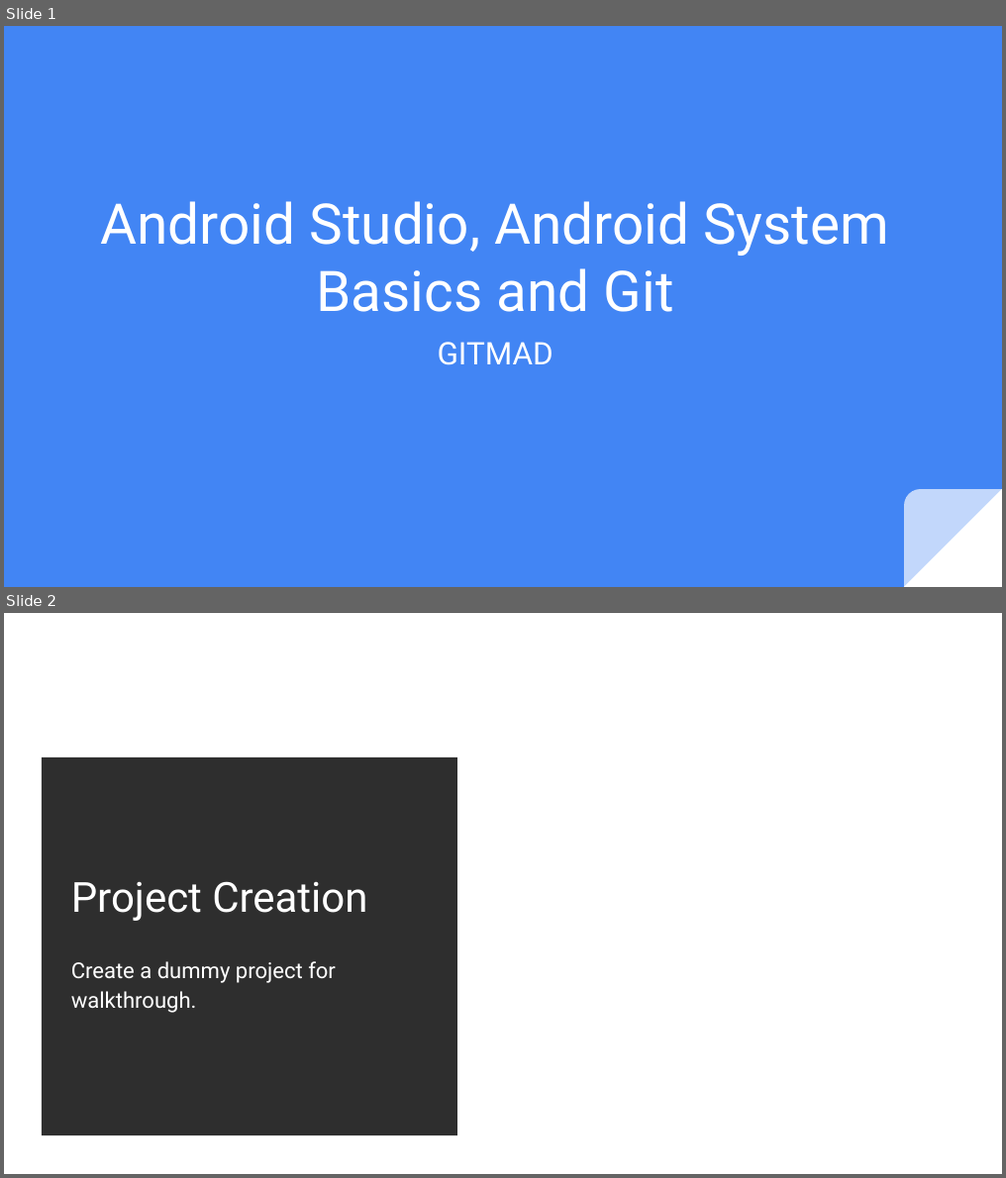
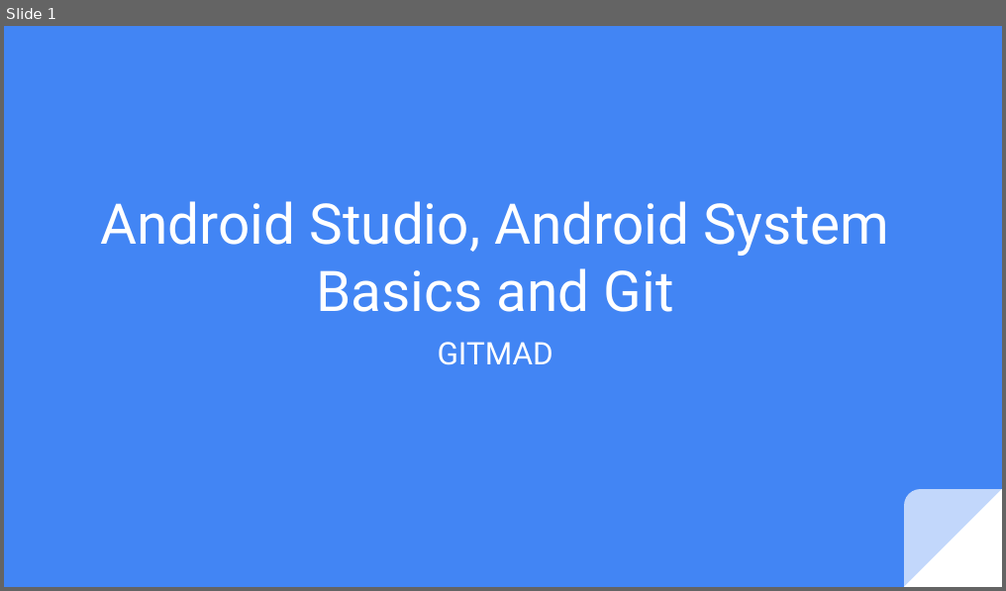
Before and after one commit to git-mad/website, a slide deck: guides/presentations/Basics.pptx. Shown one above the other, each under a label of ours: slides 1 and 2 before the commit, slide 1 after it. The pictures are 1006x1178 and 1006x591 pixels, drawn with LibreOffice and Linux fonts; fonts in the diff are those of the drawing; background and template pictures are left out; a plain dark background stands for a picture behind light text. Boxes give left, top, right and bottom in pixels: in the first picture for what was removed or moved away, otherwise in the second. Text is boxed around its words. In the diff, an @@ line names an element or a change of style, - is before the commit and + after.

```diff
--- a/guides/presentations/Basics.pptx
+++ b/guides/presentations/Basics.pptx
@@ slide 2 removed at [4,613,1002,1174], background picture (left out) @@
@@ rectangle removed at [4,613,1002,1174] @@
@@ rectangle removed at [42,758,457,1137] @@
@@ title removed at [71,881,367,921] @@
-Project Creation
@@ text removed at [71,961,336,1013] @@
-Create a dummy project for walkthrough.
```
Also in this commit, not shown: 10 slides changed, 7 slides added, 2 other slides removed, 2 other files.
